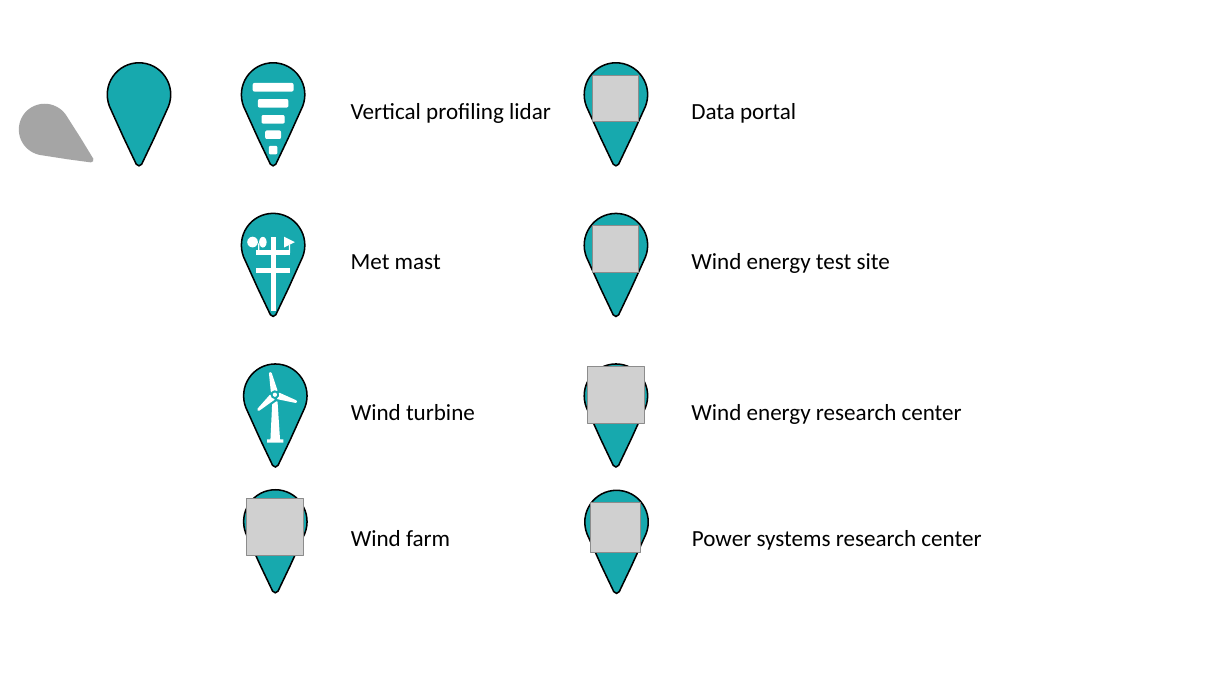
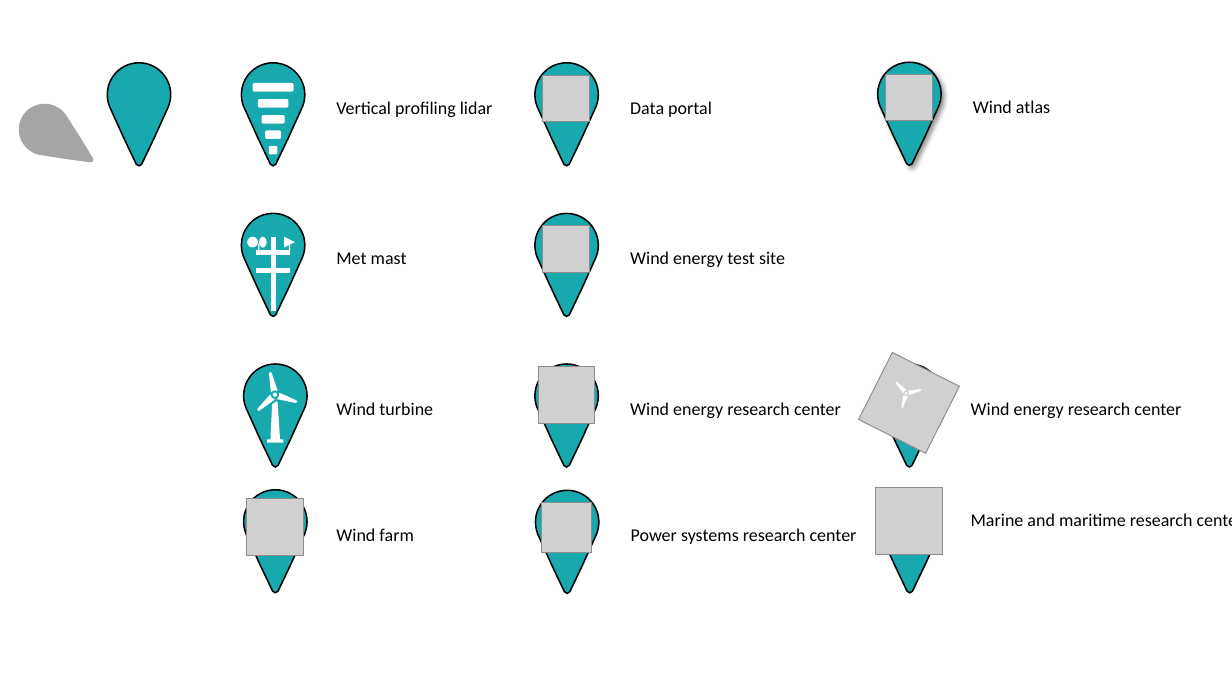
Before and after one commit to enviconnect/labs, a slide deck: slide 1 of assets/facility-icons/icons.pptx. Drawn at 1232x693 pixels with LibreOffice and Linux fonts; fonts in the diff are those of the drawing; grey boxes stand for pictures. Boxes give left, top, right and bottom in pixels: in the first picture for what was removed or moved away, otherwise in the second. Text is boxed around its words. In the diff, an @@ line names an element or a change of style, - is before the commit and + after.

```diff
--- a/assets/facility-icons/icons.pptx
+++ b/assets/facility-icons/icons.pptx
@@ freeform shape added at box(878, 62, 942, 165), fill #17A9AE, outline #000000 1.18 pt @@
@@ picture added at box(886, 75, 933, 121) @@
@@ text "Vertical profiling lidar": place and size @@
-text "Vertical profiling lidar" at box(351, 103, 551, 123)
+text "Vertical profiling lidar" at box(336, 101, 493, 117)
@@ text "Data portal": place and size @@
-text "Data portal" at box(691, 103, 796, 123)
+text "Data portal" at box(630, 101, 712, 117)
@@ text added at box(973, 100, 1050, 113), 14 pt, text #000000 @@
+Wind atlas
@@ text "Met mast": place and size @@
-text "Met mast" at box(351, 254, 441, 269)
+text "Met mast" at box(336, 252, 407, 264)
@@ text "Wind energy test site": place and size @@
-text "Wind energy test site" at box(691, 253, 890, 273)
+text "Wind energy test site" at box(630, 251, 785, 267)
@@ picture added at box(859, 352, 959, 453) @@
@@ freeform shape added at box(878, 364, 942, 468), fill #17A9AE, outline #000000 1.18 pt @@
@@ group added at box(894, 372, 926, 430): 5 freeform shapes @@
@@ text "Wind turbine": place and size @@
-text "Wind turbine" at box(351, 404, 475, 420)
+text "Wind turbine" at box(336, 402, 433, 415)
@@ text "Wind energy research center": place and size @@
-text "Wind energy research center" at box(691, 404, 962, 424)
+text "Wind energy research center" at box(630, 402, 841, 418)
@@ group added at box(895, 379, 921, 408): 4 freeform shapes @@
@@ text added at box(971, 402, 1181, 418), 14 pt, text #000000 @@
+Wind energy research center
@@ 4 pictures, 4 freeform shapes: place and size @@
-4 pictures, 4 freeform shapes at box(584, 63, 649, 594)
+4 pictures, 4 freeform shapes at box(535, 63, 600, 594)
@@ picture added at box(876, 488, 943, 555) @@
@@ freeform shape added at box(878, 490, 942, 593), fill #17A9AE, outline #000000 1.18 pt @@
@@ text "Wind farm": place and size @@
-text "Wind farm" at box(351, 530, 450, 546)
+text "Wind farm" at box(336, 528, 413, 541)
@@ size 18 to 14 pt in 8 elements at box(336, 252, 407, 264), box(336, 528, 413, 541), box(336, 402, 433, 415), box(336, 101, 493, 117), box(630, 101, 712, 117), box(630, 251, 785, 267), box(630, 402, 841, 418), box(631, 528, 857, 544) @@
@@ text "Power systems research center": place and size @@
-text "Power systems research center" at box(692, 530, 981, 550)
+text "Power systems research center" at box(631, 528, 857, 544)
@@ freeform shape added at box(931, 531, 944, 565), fill #FFFFFF @@
@@ freeform shape added at box(939, 525, 956, 533), fill #FFFFFF @@
@@ text added at box(971, 513, 1193, 526), 14 pt, text #000000 @@
+Marine and maritime research center
```
Also in this commit, not shown: 12 other files.
